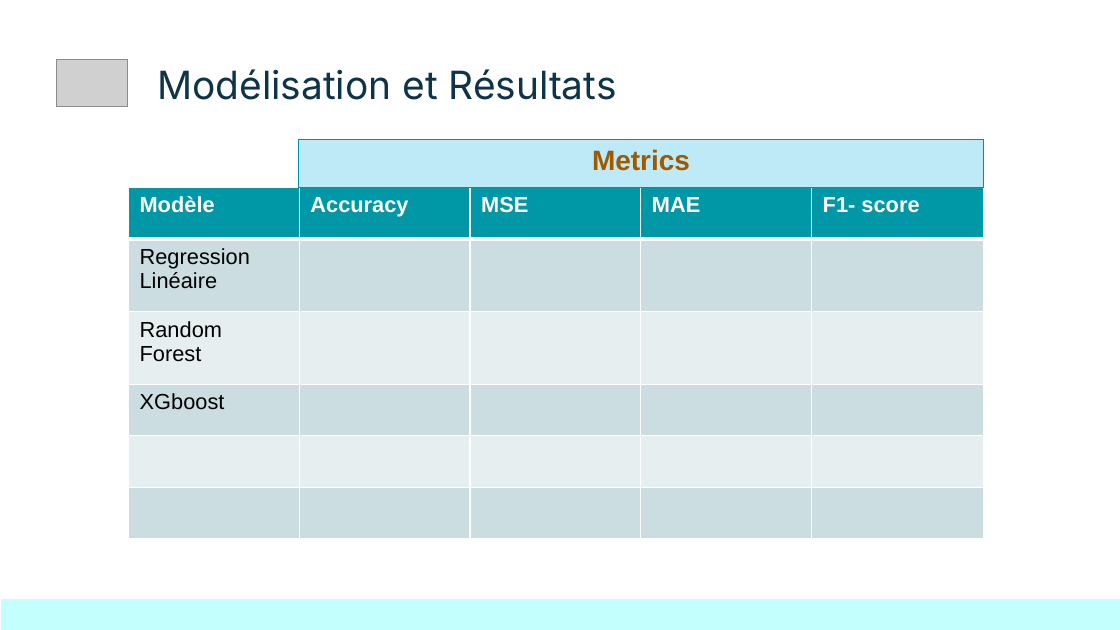
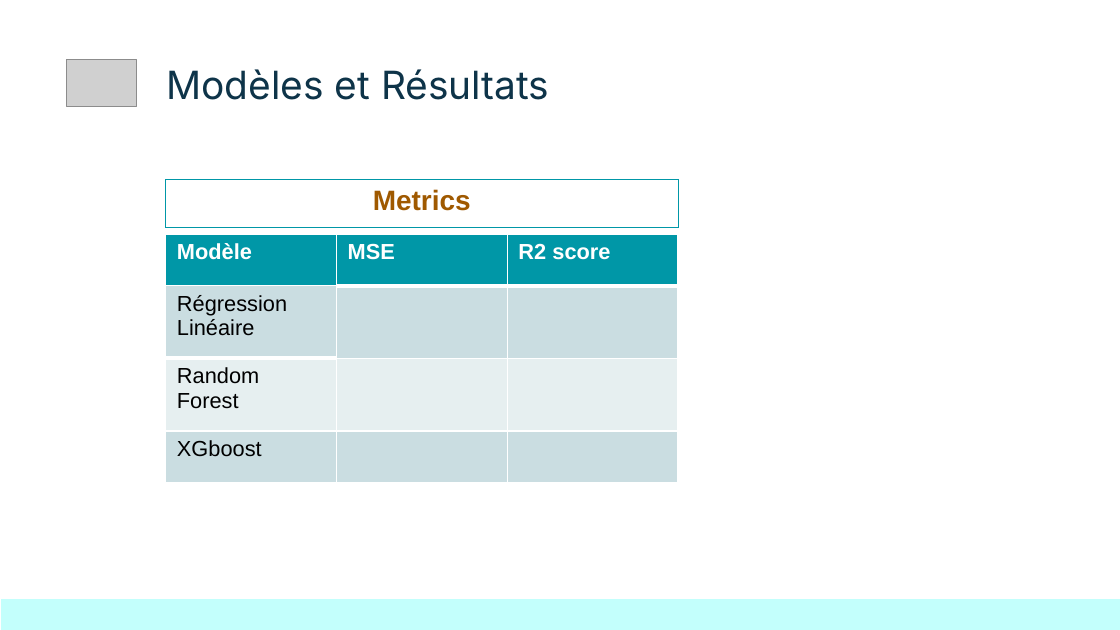
Before and after one commit to baigalmaa-baatar/Predict-energy-consumption, a slide deck: slide 24 of modeling/Final_Project_Slides.pptx (slide 11 before the commit). Drawn at 1120x630 pixels with LibreOffice and Linux fonts; fonts in the diff are those of the drawing; grey boxes stand for pictures. Boxes give left, top, right and bottom in pixels: in the first picture for what was removed or moved away, otherwise in the second. Text is boxed around its words. In the diff, an @@ line names an element or a change of style, - is before the commit and + after.

```diff
--- a/modeling/Final_Project_Slides.pptx
+++ b/modeling/Final_Project_Slides.pptx
@@ picture: place and size @@
-picture at (57, 59, 128, 106)
+picture at (66, 59, 137, 106)
@@ title at (167, 69, 549, 100): text changed @@
-Modélisation et Résultats
+Modèles et Résultats
@@ table at (166, 179, 678, 547) @@
@@ text colour #A05900 to #9F5900 @@
@@ borders changed @@
@@ table: place and size @@
-table at (299, 139, 983, 187)
+table at (166, 179, 678, 547)
@@ table at (166, 234, 676, 601) @@
-Modèle | Accuracy | MSE | MAE | F1- score
-Regression Linéaire |  |  |  | 
-Random Forest |  |  |  | 
-XGboost |  |  |  | 
- |  |  |  | 
- |  |  |  | 
+Modèle | MSE | R2 score
+Régression Linéaire |  | 
+Random Forest |  | 
+XGboost |  | 
@@ table: place and size @@
-table at (129, 187, 981, 539)
+table at (166, 234, 676, 601)
```
Also in this commit, not shown: 4 other slides changed, 19 slides added, 3 slides removed.
